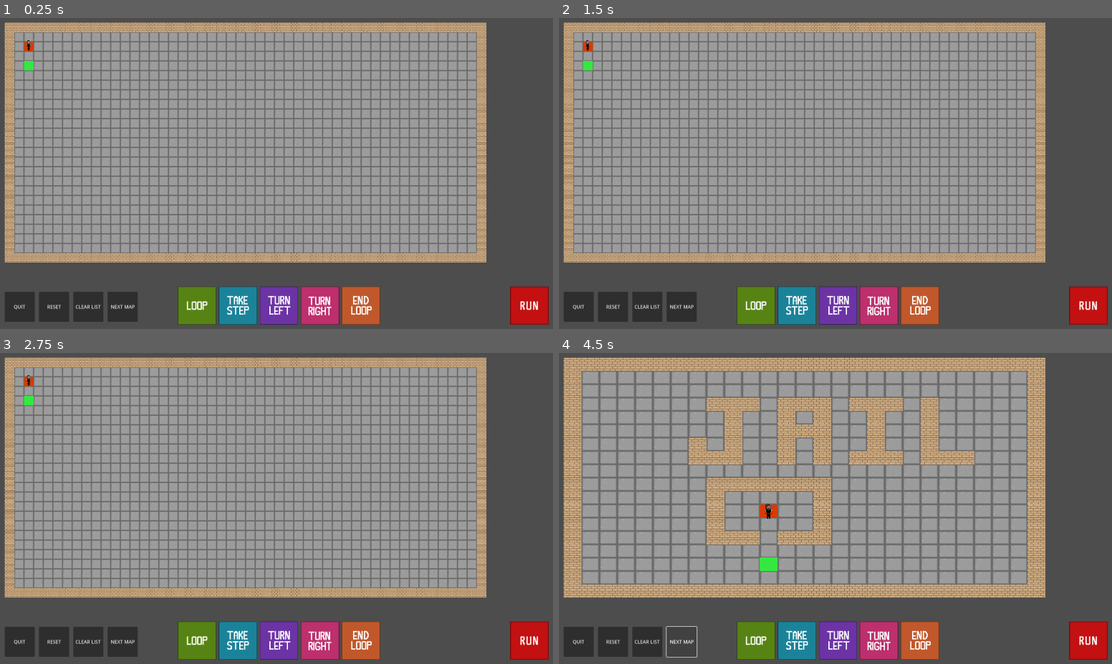
Above: before the commit, frames 1-4 (two rows, left to right).
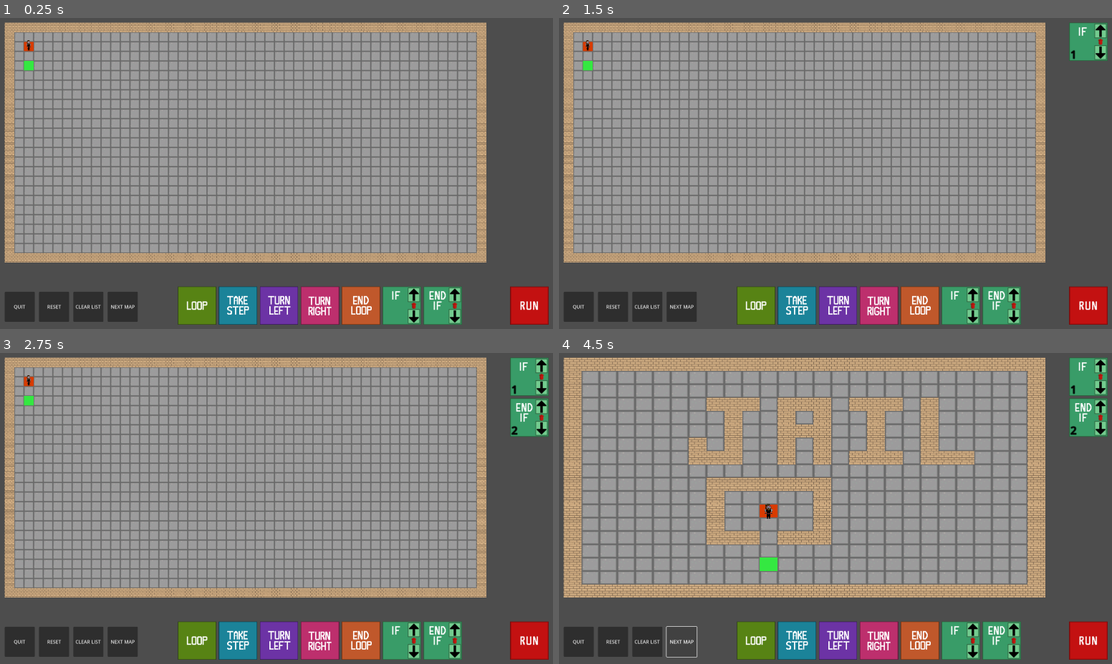
Above: after the commit, the same moments.

Repository: Graungher/ComPuzzle
Game: Godot game, scene res://Scenes/game.tscn
The game is run twice, just before and just after one commit, with the same random seed, the same clock (stepped at 60 frames per second) and the same inputs.
Inputs (mouse positions are in pixels of both pictures, inside the frame that each line leads up to):
- Up to frame 1 (0.25 s): no input
- Up to frame 2 (1.5 s): click (1089, 304) at 0.5 s; click (962, 304) at 1.27 s
- Up to frame 3 (2.75 s): click (442, 639) at 2.02 s
- Up to frame 4 (4.5 s): click (1089, 377) at 2.75 s, where only the run after the commit has a clickable "IF"; click (1089, 418) at 3.5 s, where only the run after the commit has a clickable "ENDIF"; click "NEXT MAP" at 4.25 s

The runs differ from the first frame. In frame 1, 1.7% of the frame differs, in the area x 69-84%, y 86-99%; in frame 2, 2.5%; in frame 3, 3.4%, in the area x 69-100%, y 1-99%; in frame 4, 3.4%.

Commit message:
If statement and comments
If statement works, needs to have conditions to make true/false
need else
started comments

Diff:
--- /dev/null
+++ b/Scenes/button_endif.tscn
@@ -0,0 +1,10 @@
+[gd_scene load_steps=3 format=3 uid="uid://wsws4o27cjef"]
+
+[ext_resource type="PackedScene" uid="uid://cghshp176xdq1" path="res://Scenes/button_walk.tscn" id="1_m8ytx"]
+[ext_resource type="Texture2D" uid="uid://6p6nws0eldli" path="res://ComPuzzle Assets/buttons/End_If_button.png" id="2_wvaws"]
+
+[node name="Walk_Button" instance=ExtResource("1_m8ytx")]
+texture_normal = ExtResource("2_wvaws")
+
+[node name="Label" parent="." index="0"]
+text = "ENDIF"
--- /dev/null
+++ b/Scenes/button_if.tscn
@@ -0,0 +1,10 @@
+[gd_scene load_steps=3 format=3 uid="uid://442chvh8f4nh"]
+
+[ext_resource type="PackedScene" uid="uid://cghshp176xdq1" path="res://Scenes/button_walk.tscn" id="1_i0t2v"]
+[ext_resource type="Texture2D" uid="uid://c3h5ii63xuss5" path="res://ComPuzzle Assets/buttons/If_Button.png" id="2_6nhsa"]
+
+[node name="If_Button" instance=ExtResource("1_i0t2v")]
+texture_normal = ExtResource("2_6nhsa")
+
+[node name="Label" parent="." index="0"]
+text = "IF"
--- a/Scenes/game.tscn
+++ b/Scenes/game.tscn
@@ -8,6 +8,8 @@
 [ext_resource type="Texture2D" uid="uid://c4ndikobv786d" path="res://ComPuzzle Assets/buttons/Turn_Left.png" id="6_48egg"]
 [ext_resource type="Texture2D" uid="uid://cm6gsxnkdiwxp" path="res://ComPuzzle Assets/buttons/Turn_Right.png" id="7_wjly5"]
 [ext_resource type="Texture2D" uid="uid://b7ivkis8nkl4" path="res://ComPuzzle Assets/buttons/End_Loop.png" id="8_dg372"]
+[ext_resource type="Texture2D" uid="uid://c3h5ii63xuss5" path="res://ComPuzzle Assets/buttons/If_Button.png" id="8_o5yvi"]
+[ext_resource type="Texture2D" uid="uid://6p6nws0eldli" path="res://ComPuzzle Assets/buttons/End_If_button.png" id="9_rku1e"]
 [ext_resource type="Texture2D" uid="uid://b5owuj6hfy8py" path="res://ComPuzzle Assets/buttons/Run_Button.png" id="10_su6ef"]
 
 [node name="Game" type="Node2D"]
@@ -56,6 +58,14 @@
 [node name="EndLoopButton" type="TextureButton" parent="Buttons"]
 layout_mode = 2
 texture_normal = ExtResource("8_dg372")
+
+[node name="IfButton" type="TextureButton" parent="Buttons"]
+layout_mode = 2
+texture_normal = ExtResource("8_o5yvi")
+
+[node name="EndIfButton" type="TextureButton" parent="Buttons"]
+layout_mode = 2
+texture_normal = ExtResource("9_rku1e")
 
 [node name="ScrollContainer" type="ScrollContainer" parent="."]
 offset_left = 1679.0
@@ -127,6 +137,8 @@
 [connection signal="pressed" from="Buttons/LeftButton" to="Buttons" method="_on_left_button_pressed"]
 [connection signal="pressed" from="Buttons/RightButton" to="Buttons" method="_on_right_button_pressed"]
 [connection signal="pressed" from="Buttons/EndLoopButton" to="Buttons" method="_on_end_loop_button_pressed"]
+[connection signal="pressed" from="Buttons/IfButton" to="Buttons" method="_on_if_button_pressed"]
+[connection signal="pressed" from="Buttons/EndIfButton" to="Buttons" method="_on_end_if_button_pressed"]
 [connection signal="checkGoal" from="ScrollContainer/Command_List" to="." method="checkGoal"]
 [connection signal="reset" from="ScrollContainer/Command_List" to="." method="_on_command_list_reset"]
 [connection signal="showError" from="ScrollContainer/Command_List" to="." method="show_error"]
--- a/Scripts/command_list.gd
+++ b/Scripts/command_list.gd
@@ -5,6 +5,8 @@
 @onready var RightButton = preload("res://Scenes/button_right.tscn")
 @onready var LoopButton = preload("res://Scenes/button_loop.tscn")
 @onready var EndLoopButton = preload("res://Scenes/button_endloop.tscn")
+@onready var EndIfButton = preload("res://Scenes/button_endif.tscn")
+@onready var IfButton = preload("res://Scenes/button_if.tscn")
 
 
 signal walk_signal
@@ -17,6 +19,7 @@
 
 var totalmoves = 0
 var loopcounter = 0
+var ifcounter = 0
 var framelen = 40
 var cleared = false
 var running = false
@@ -41,14 +44,22 @@
 		reIndex()
 
 
+func reIndex():
+	var index = 1;
+	for child in get_children():
+		if child.has_node("index_label"):
+			child.get_node("index_label").text = str(index)
+			index += 1
+
+
 func _read_list():
 	var the_name
 	var i = 0
 	var child
 	var totals = get_child_count()
 	running = true
+
 	while i < totals && !cleared:
-
 		child = get_child(i)
 		the_name = child.get_node("Label").text
 		i += 1
@@ -65,11 +76,47 @@
 			if child:
 				child.modulate = Color(1, 1, 1)
 
-
-
 	emit_signal("checkGoal")
 	running = false
 	pass
+
+
+func realReadList():
+	var the_name
+	var i = 0
+	var child
+	var totals = get_child_count()
+	running = true
+
+	while i < totals && !cleared:
+		child = get_child(i)
+		the_name = child.get_node("Label").text
+		i += 1
+		i = (await processNode(the_name, child, i))
+	emit_signal("checkGoal")
+	running = false
+	pass
+
+
+func processNode(the_name: String, child: Node, i: int):
+	scrollguy.ensure_control_visible(child)
+
+	if the_name == "LOOP":
+		child.modulate = Color(1, 0, 0)
+		i =  (await realLoop(child.get_index(), child))
+		if child:
+			child.modulate = Color(1, 1, 1)
+	if the_name == "IF":
+		child.modulate = Color(0, 0, 1)
+		i =  (await ifNode(child.get_index(), child))
+		if child:
+			child.modulate = Color(1, 1, 1)
+	else:
+		child.modulate = Color(0, 1, 0)
+		await doFunc(the_name)
+		if child:
+			child.modulate = Color(1, 1, 1)
+	return i
 
 
 func doFunc(the_name: String):
@@ -79,6 +126,7 @@
 				emit_signal("walk_signal")
 				matched = true
 			"LEFT":
+				print("LEFT!!!")
 				emit_signal("turn_left_signal")
 				matched = true
 			"RIGHT":
@@ -194,7 +242,8 @@
 		elif(loops < 0):
 			emit_signal("showError", "EXTRA END LOOP")
 		else:
-			_read_list()
+			realReadList()
+			#_read_list()
 
 
 func wait_frames(frame_count: int):
@@ -209,18 +258,14 @@
 			loopcounter -= 1
 		if(the_name == "ENDLOOP"):
 			loopcounter += 1
+		if(the_name == "IF"):
+			ifcounter -= 1
+		if(the_name == "ENDIF"):
+			ifcounter += 1
 		node.queue_free()
 		await wait_frames(1)
 		reIndex()
 	pass
-
-
-func reIndex():
-	var index = 1;
-	for child in get_children():
-		if child.has_node("index_label"):
-			child.get_node("index_label").text = str(index)
-			index += 1
 
 
 func _on_make_node(the_name: String):
@@ -244,6 +289,17 @@
 				else:
 					error += 1
 					emit_signal("showError", "TOO MANY END LOOPS")
+			"IF":
+				ifcounter += 1
+				button_instance = IfButton.instantiate()
+			"ENDIF":
+				if ifcounter > 0:
+					ifcounter -= 1
+					button_instance = EndIfButton.instantiate()
+				else:
+					error += 1
+					emit_signal("showError", "TOO MANY END LOOPS")
+
 		if !error:
 			add_child(button_instance)
 			if button_instance.get_node("loopCount"):
@@ -256,3 +312,49 @@
 			button_instance.connect("deleteMe", deleteNode)
 			button_instance.connect("mover", _on_texture_rect_mover)
 		pass # Replace with function body.
+
+
+func ifNode(num: int, button: TextureButton):
+	var the_name = ""
+	var i = num + 1
+	var child
+	var isTrue = true
+	var elseTime = false
+	while the_name != "ENDIF" && !cleared:
+		child = get_child(i)
+		the_name = child.get_node("Label").text
+		print("name: ", the_name, " index: ", i)
+		if the_name == "ELSE":
+			elseTime = true
+
+		if isTrue && !elseTime:
+			print(" TRUE ")
+			await processNode(the_name, child, i)
+		elif !isTrue && elseTime:
+			print(" FALSE ")
+			await processNode(the_name, child, i)
+		i += 1
+	return i + num
+
+
+
+
+func findEndIf(num: int):
+	var the_name = ""
+	var i = 1
+	var child
+	var totIfs = 0
+	var retspot = 1
+	while the_name != "ENDIF" && !cleared:
+		child = get_child(num + i)
+		the_name = child.get_node("Label").text
+		i += 1
+		if the_name == "IF":
+			totIfs += 1
+		if the_name == "ENDIF":
+			if totIfs == 0:
+				retspot = child.get_index() + 1
+			else:
+				the_name = ""
+				totIfs -= 1
+	return retspot
--- a/Scripts/spawnButtons.gd
+++ b/Scripts/spawnButtons.gd
@@ -35,3 +35,13 @@
 func _on_end_loop_button_pressed() -> void:
 	emit_signal("makeNode", "ENDLOOP")
 	pass # Replace with function body.
+
+
+func _on_if_button_pressed() -> void:
+	emit_signal("makeNode", "IF")
+	pass # Replace with function body.
+
+
+func _on_end_if_button_pressed() -> void:
+	emit_signal("makeNode", "ENDIF")
+	pass # Replace with function body.
Binary file added: ComPuzzle Assets/buttons/End_If_button.png
Not shown, added: ComPuzzle Assets/buttons/End_If_button.png.import
Binary file added: ComPuzzle Assets/buttons/If_Button.png
Not shown, added: ComPuzzle Assets/buttons/If_Button.png.import
Not shown: 1 places in Scenes/game.tscn that only renumber resources
